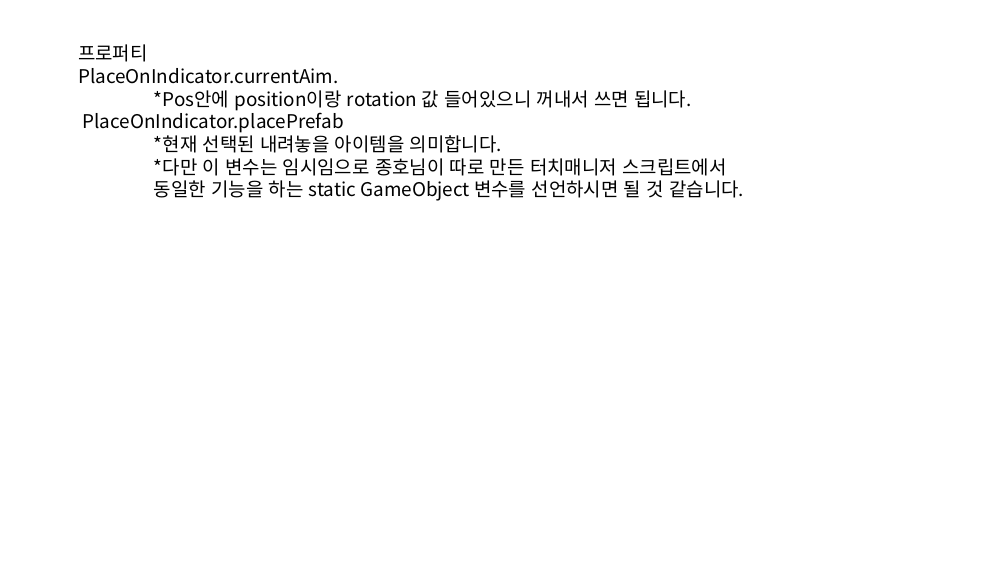
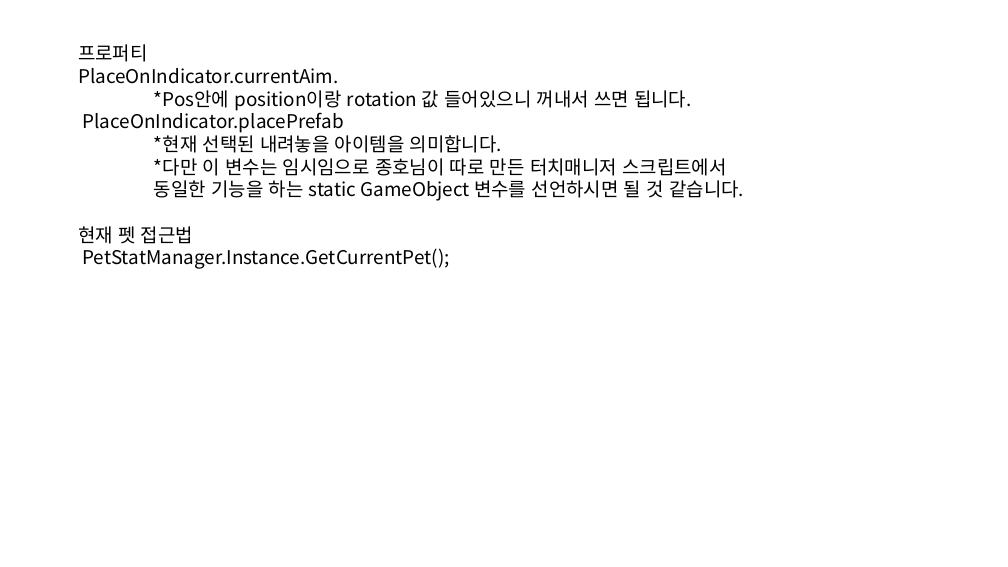
Before and after one commit to minwoo00044/APet, a slide deck: slide 2 of Docs/touchManager.pptx. Drawn at 1008x567 pixels with LibreOffice and Linux fonts; fonts in the diff are those of the drawing. Boxes give left, top, right and bottom in pixels: in the first picture for what was removed or moved away, otherwise in the second. Text is boxed around its words. In the diff, an @@ line names an element or a change of style, - is before the commit and + after.

Commit message:
prefab added pet get추가
내 물건들 프리팹화
현재 pet get할 수 있는 메소드 PetStatManager에추가

```diff
--- a/Docs/touchManager.pptx
+++ b/Docs/touchManager.pptx
@@ text at bbox=[78, 226, 449, 269]: paragraphs added @@
+현재 펫 접근법
+PetStatManager.Instance.GetCurrentPet();
```
Also in this commit, not shown: 10 other files.
